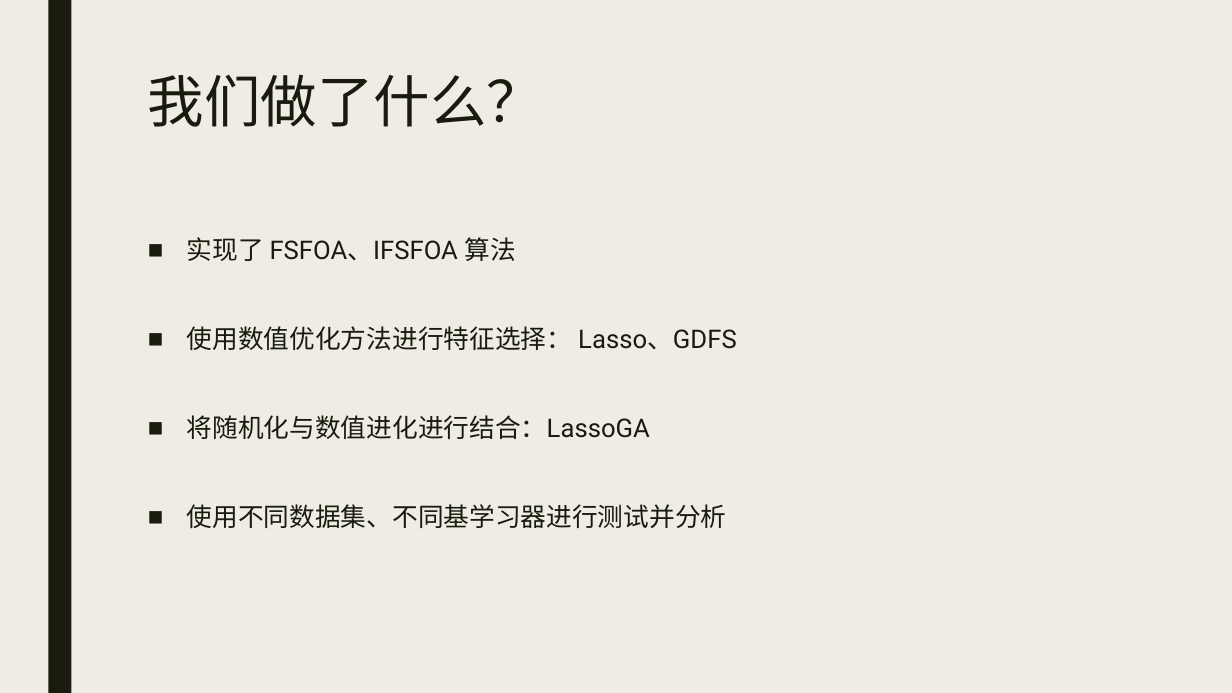
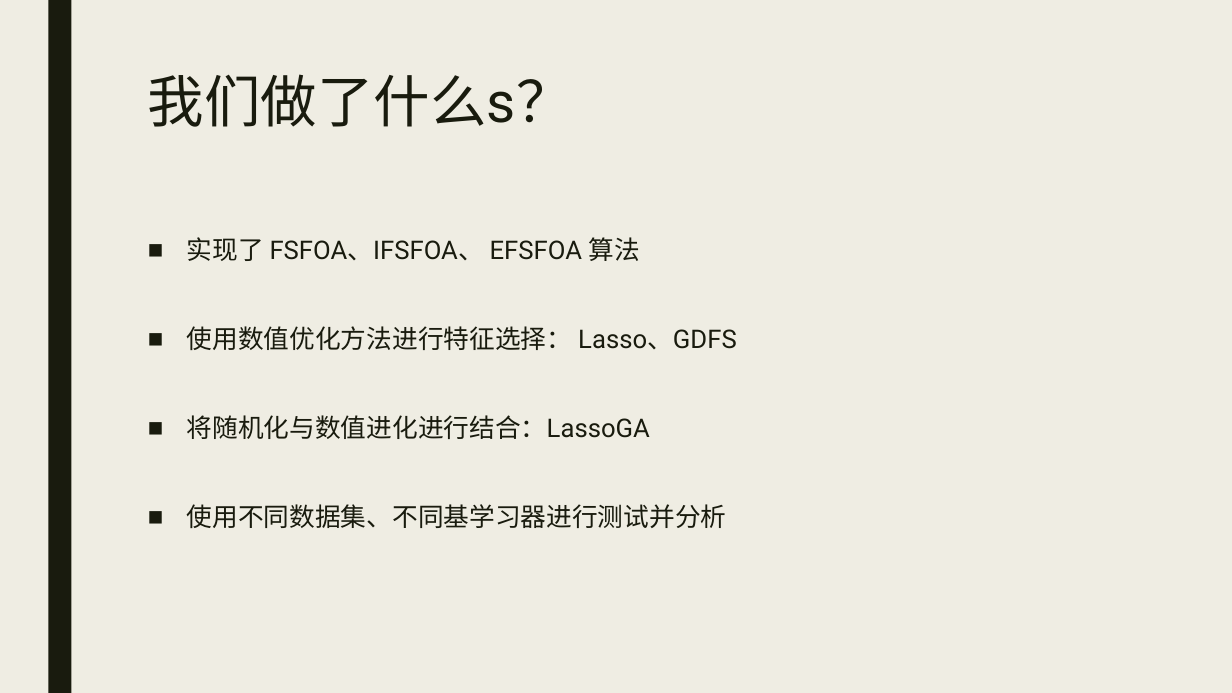
Before and after one commit to WNJXYK/JLU_FeatureSelection, a slide deck: slide 4 of Doc/Pre.pptx. Drawn at 1232x693 pixels with LibreOffice and Linux fonts; fonts in the diff are those of the drawing. Boxes give left, top, right and bottom in pixels: in the first picture for what was removed or moved away, otherwise in the second. Text is boxed around its words. In the diff, an @@ line names an element or a change of style, - is before the commit and + after.

```diff
--- a/Doc/Pre.pptx
+++ b/Doc/Pre.pptx
@@ title at <box>148,74,573,127</box>: text changed @@
-我们做了什么？
+我们做了什么s？
@@ text at <box>187,237,639,261</box>: text changed @@
-■ 实现了 FSFOA、IFSFOA 算法
+■ 实现了 FSFOA、IFSFOA、 EFSFOA 算法
```
Also in this commit, not shown: 2 other slides changed.
